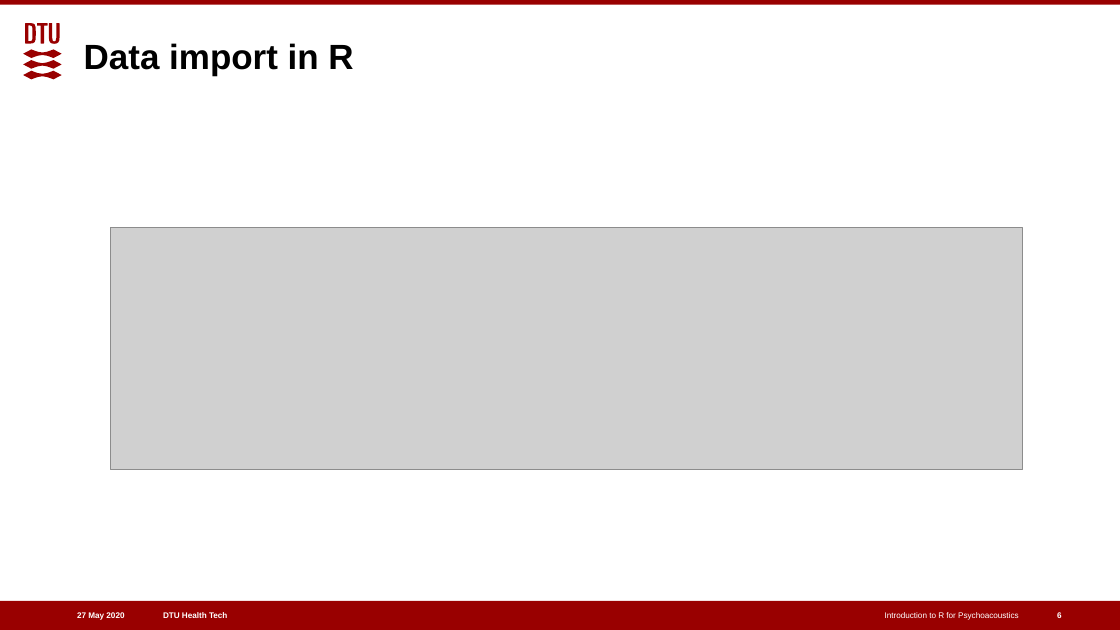
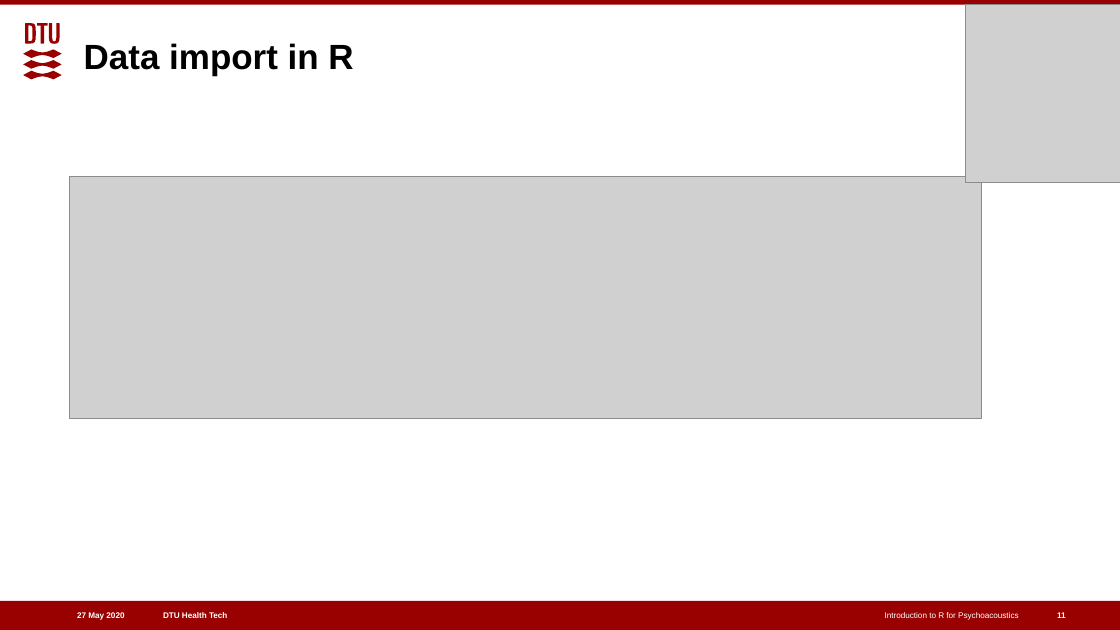
Before and after one commit to aahr/Intro-R-Psychoacoustics, a slide deck: slide 11 of introR4AuditoryScience.pptx (slide 6 before the commit). Drawn at 1120x630 pixels with LibreOffice and Linux fonts; fonts in the diff are those of the drawing; grey boxes stand for pictures. Boxes give left, top, right and bottom in pixels: in the first picture for what was removed or moved away, otherwise in the second. Text is boxed around its words. In the diff, an @@ line names an element or a change of style, - is before the commit and + after.

```diff
--- a/introR4AuditoryScience.pptx
+++ b/introR4AuditoryScience.pptx
@@ picture added at [966,4,1120,183] @@
@@ picture: place and size @@
-picture at [111,228,1023,470]
+picture at [70,176,982,418]
@@ page number at [1057,612,1066,618]: text changed @@
-6
+11
```
Also in this commit, not shown: 6 other slides changed, 6 slides added, 1 slide removed.
